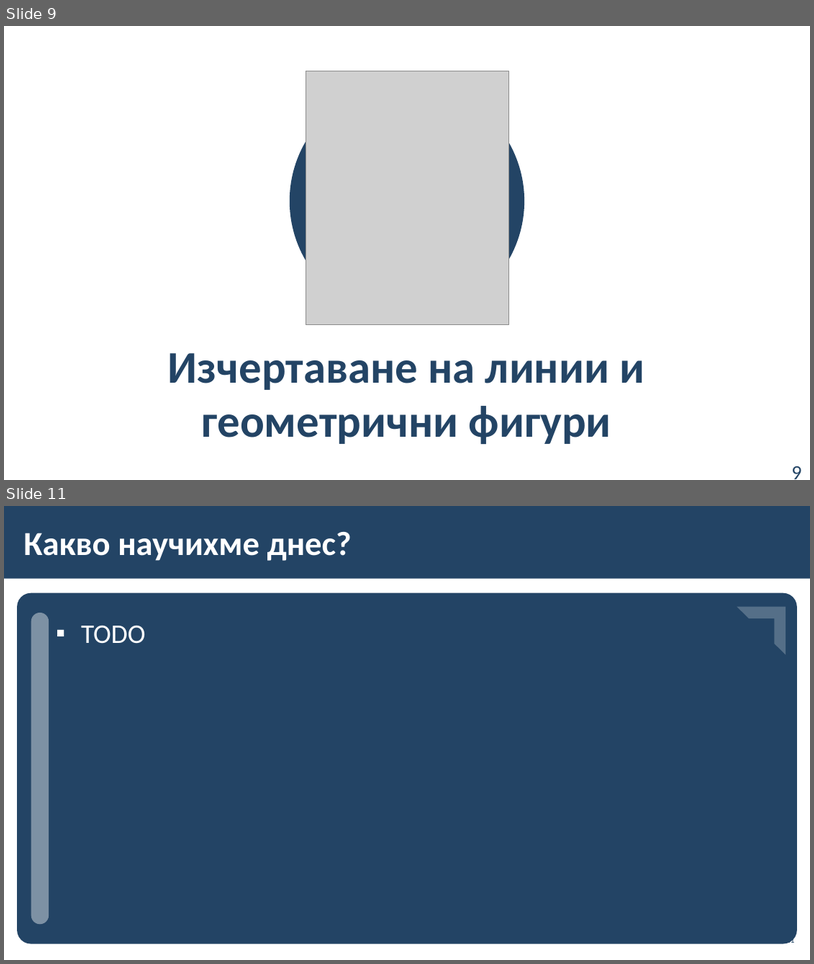
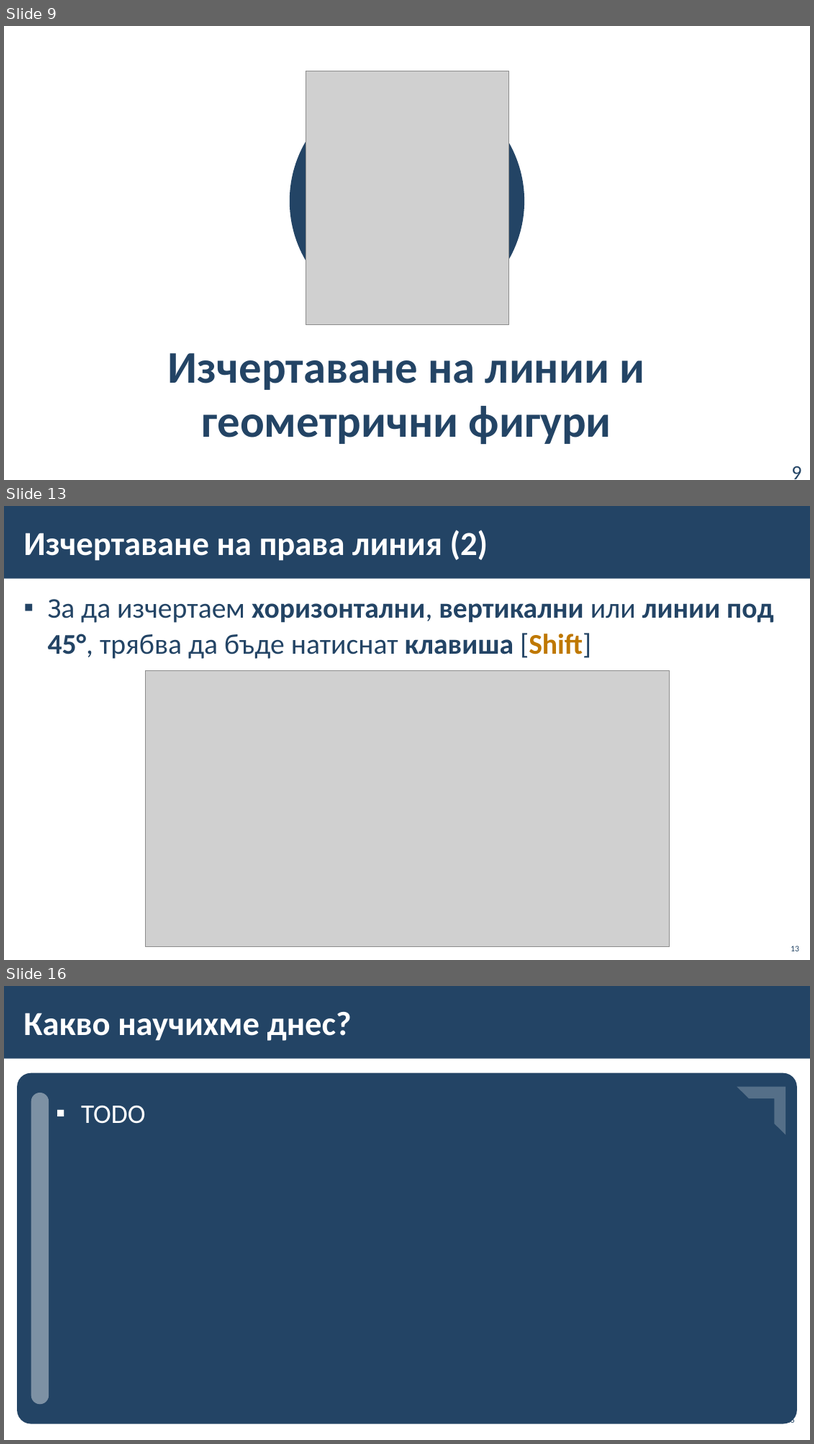
Before and after one commit to BG-IT-Edu/School-Programming, a slide deck: Courses/Computer-Modeling-and-IT/Computer-Modeling-and-IT-5-Class/13-Freehand-Drawing-and-Painting-Tools/13-Freehand-Drawing-and-Painting-Tools.pptx. Shown one above the other, each under a label of ours: slides 9 and 11 before the commit, slides 9, 13 and 16 after it; the slides between them are not shown. The pictures are 814x964 and 814x1444 pixels, drawn with LibreOffice and Linux fonts; fonts in the diff are those of the drawing; grey boxes stand for pictures; background and template pictures are left out. Boxes give left, top, right and bottom in pixels: in the first picture for what was removed or moved away, otherwise in the second. Text is boxed around its words. In the diff, an @@ line names an element or a change of style, - is before the commit and + after.

```diff
--- a/Courses/Computer-Modeling-and-IT/Computer-Modeling-and-IT-5-Class/13-Freehand-Drawing-and-Painting-Tools/13-Freehand-Drawing-and-Painting-Tools.pptx
+++ b/Courses/Computer-Modeling-and-IT/Computer-Modeling-and-IT-5-Class/13-Freehand-Drawing-and-Painting-Tools/13-Freehand-Drawing-and-Painting-Tools.pptx
@@ slide 13 added at box(4, 506, 810, 960), background #FFFFFF; not listed: 1 template element that a slide beside it also shows @@
@@ title added at box(23, 530, 489, 561), 40 pt, text #FFFFFF, bold @@
+Изчертаване на права линия (2)
@@ text added at box(48, 599, 774, 659), 34 pt, text #234465, bold @@
+▪ За да изчертаем хоризонтални, вертикални или линии под 45°, трябва да бъде натиснат клавиша [Shift]
@@ picture added at box(146, 671, 670, 947) @@
@@ page number added at box(791, 945, 800, 951), 10 pt, text #234465 @@
+13
@@ what was slide 11 is now slide 16 @@
```
Also in this commit, not shown: 2 slides changed, 4 other slides added.
